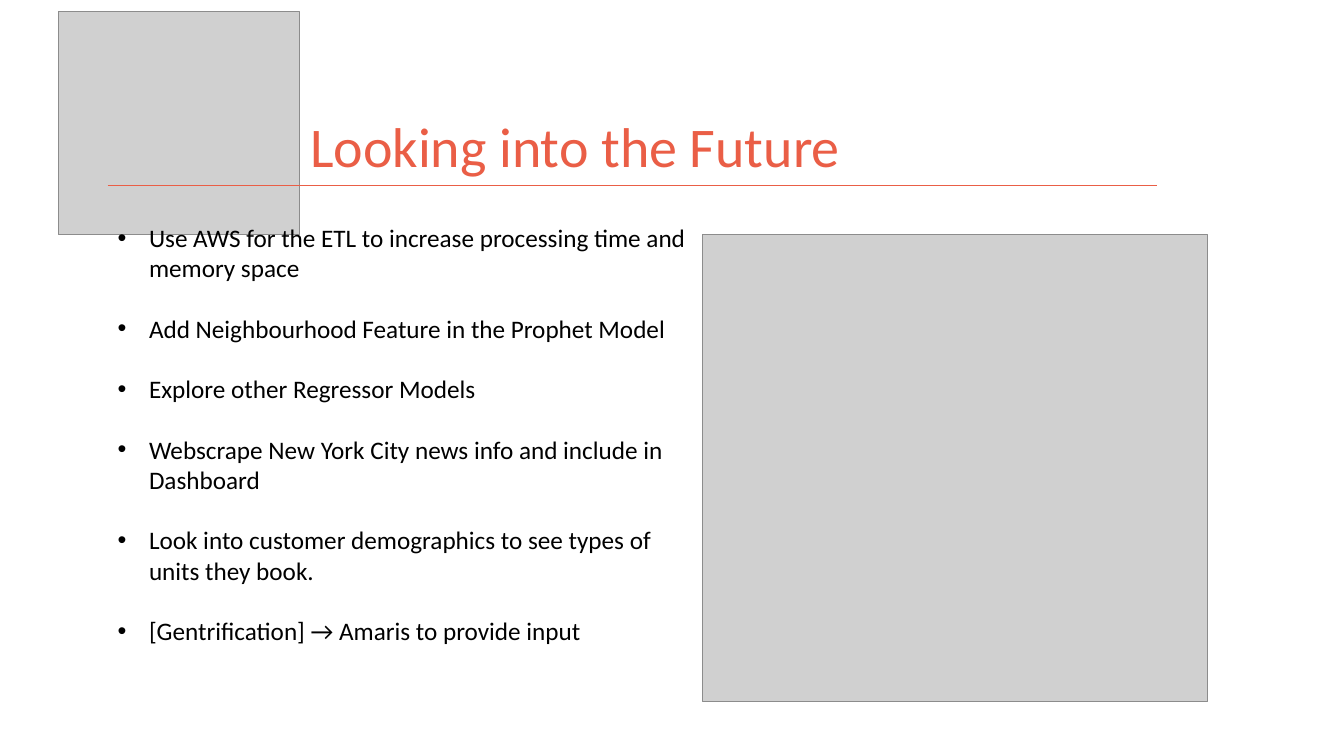
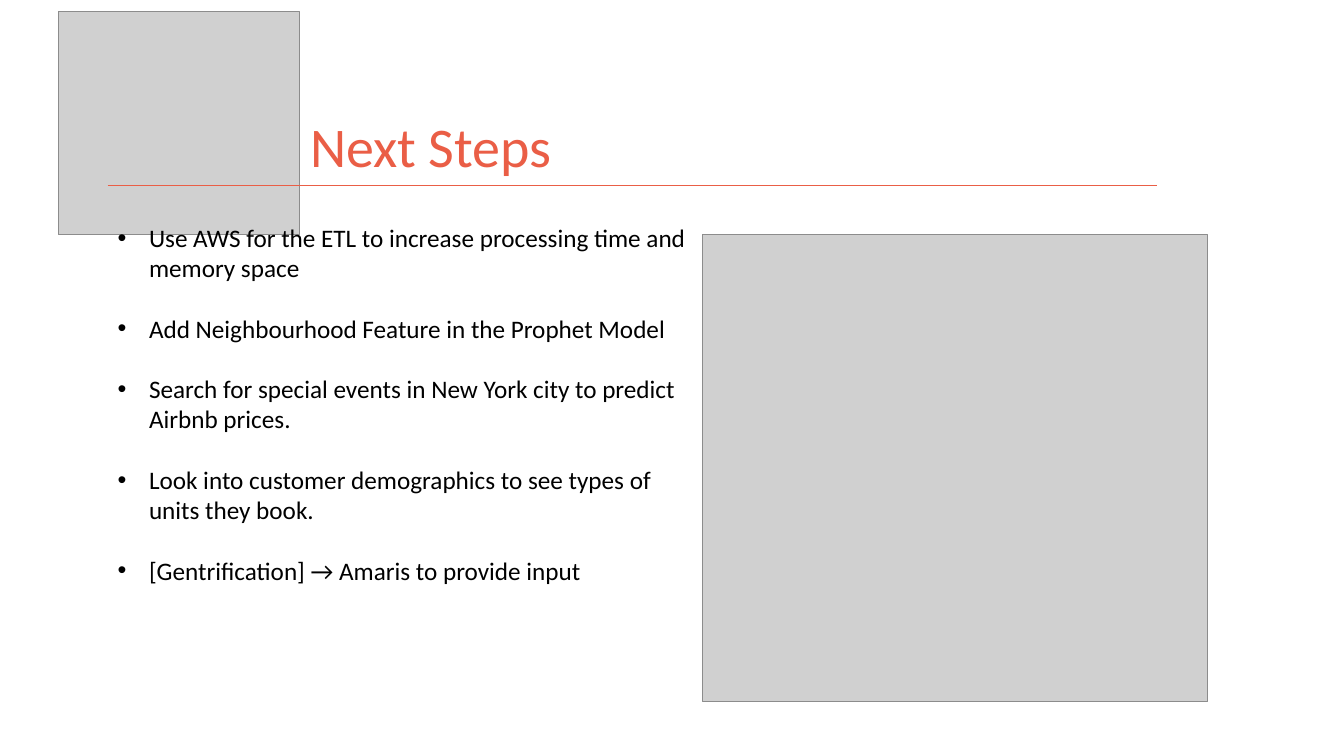
Before and after one commit to kman4/AirbnbPredictions, a slide deck: slide 22 of Airbnb Price Predictions (Model).pptx. Drawn at 1344x756 pixels with LibreOffice and Linux fonts; fonts in the diff are those of the drawing; grey boxes stand for pictures. Boxes give left, top, right and bottom in pixels: in the first picture for what was removed or moved away, otherwise in the second. Text is boxed around its words. In the diff, an @@ line names an element or a change of style, - is before the commit and + after.

```diff
--- a/Airbnb Price Predictions (Model).pptx
+++ b/Airbnb Price Predictions (Model).pptx
@@ title at box(310, 130, 552, 176): text changed @@
-Looking into the Future
+Next Steps
@@ text at box(149, 380, 674, 432): text changed @@
-• Explore other Regressor Models
-• Webscrape New York City news info and include in Dashboard
+• Search for special events in New York city to predict Airbnb prices.
```
Also in this commit, not shown: 3 other slides changed.
